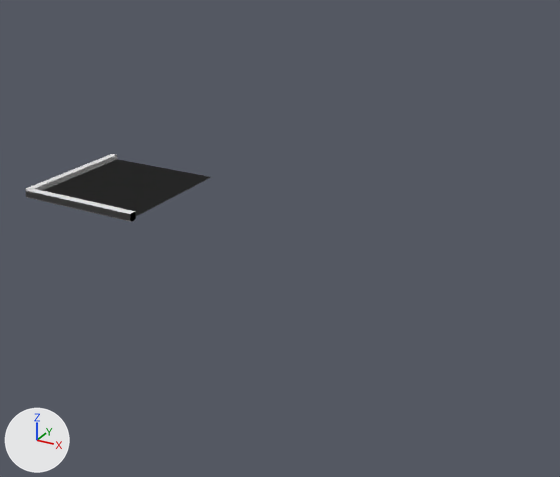
One commit to the glTF model assets/scene/merged-meshes/-1_0_0_MI_WGS_01.gltf: the scene before it, then after it.
Both versions are drawn from a 50 mm lens placed at (7.7, -7.4, -4.6), pointed at (-6.9, 19.3, -17.9). Arrows for +X, +Y and +Z are at lower left; the lights stay in place. Vertices at the same position are counted once.
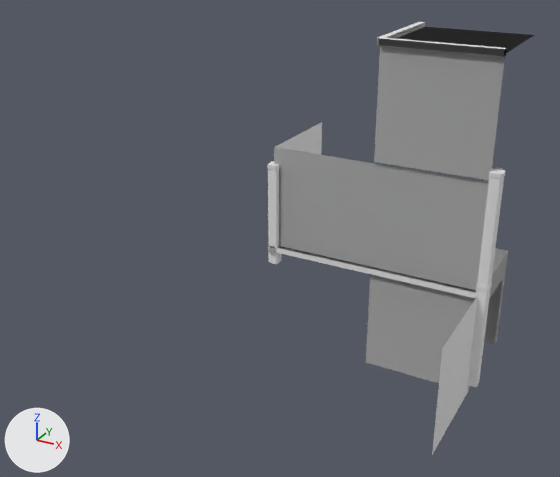
Boxes [x1, y1, x2, y2] around the edits, measured in the pictures (560 x 477 px; the box of a moved part takes in the faces that stretch with it):
'Mesh', reshaped (43% wider, 528% taller): before [25, 154, 211, 222]; after [267, 22, 534, 454]
part 1 of me_1_0_0_mi_wgs_01, moved or reshaped: before [26, 154, 117, 190]; after [269, 246, 275, 253]
part 2 of me_1_0_0_mi_wgs_01, moved or reshaped: before [25, 188, 136, 222]; after [277, 246, 370, 274]
part 3 of me_1_0_0_mi_wgs_01, added: after [377, 22, 425, 45]
part 4 of me_1_0_0_mi_wgs_01, added: after [369, 267, 476, 298]
part 5 of me_1_0_0_mi_wgs_01, added (black): after [379, 38, 507, 57]
part 6 of me_1_0_0_mi_wgs_01, moved or reshaped: before [42, 159, 211, 216]; after [396, 27, 534, 53]
part 7 of me_1_0_0_mi_wgs_01, added: after [267, 46, 508, 454]

What the commit changed:
me_1_0_0_mi_wgs_01 is used by ob_mesh; location (0.0, 0.0, 0.0).
me_1_0_0_mi_wgs_01 had 57 vertices, 96 faces and spanned x -14.2..-9.05, y 12.25..17.4, z -15.0..-14.7.
me_1_0_0_mi_wgs_01 now has 579 vertices, 932 faces and spans x -9.27..1.42, y 17.5..27.5, z -25.0..-9.7.
me_1_0_0_mi_wgs_01 part 1: the loose piece of 24 vertices spanning x -14.2..-13.9, y 12.4..17.4, z -15.0..-14.7 is turned -180 degrees about the x axis through its middle, then moved by (5.05, 9.8, -5.2).
me_1_0_0_mi_wgs_01 part 2: the loose piece of 24 vertices spanning x -14.05..-9.05, y 12.25..12.55, z -15.0..-14.7 is turned -180 degrees about the x axis through its middle, then moved by (5.05, 10.1, -5.2).
me_1_0_0_mi_wgs_01 part 3: the loose piece of 24 vertices spanning x -14.2..-13.9, y 12.4..17.4, z -15.0..-14.7 is copied, and the copy is moved by (10.0, 10.0, 5.0); it spans x -4.2..-3.9, y 22.4..27.4, z -10.0..-9.7.
me_1_0_0_mi_wgs_01 part 4: the loose piece of 24 vertices spanning x -14.05..-9.05, y 12.25..12.55, z -15.0..-14.7 is copied, and the copy is turned -180 degrees about the x axis through its middle, then moved by (10.05, 10.1, -5.2); it spans x -4.0..1.0, y 22.35..22.65, z -20.2..-19.9.
me_1_0_0_mi_wgs_01 part 5: the loose piece of 24 vertices spanning x -14.05..-9.05, y 12.25..12.55, z -15.0..-14.7 is copied, and the copy is moved by (10.0, 10.0, 5.0); it spans x -4.05..0.95, y 22.25..22.55, z -10.0..-9.7.
me_1_0_0_mi_wgs_01 part 6: the loose piece of 9 vertices spanning x -14.05..-9.05, y 12.4..17.4, z -14.9 is moved by (10.0, 10.0, 5.0).
me_1_0_0_mi_wgs_01 part 7: 450 vertices added at x -9.27..1.42, y 17.5..27.5, z -25.0..-9.9.
